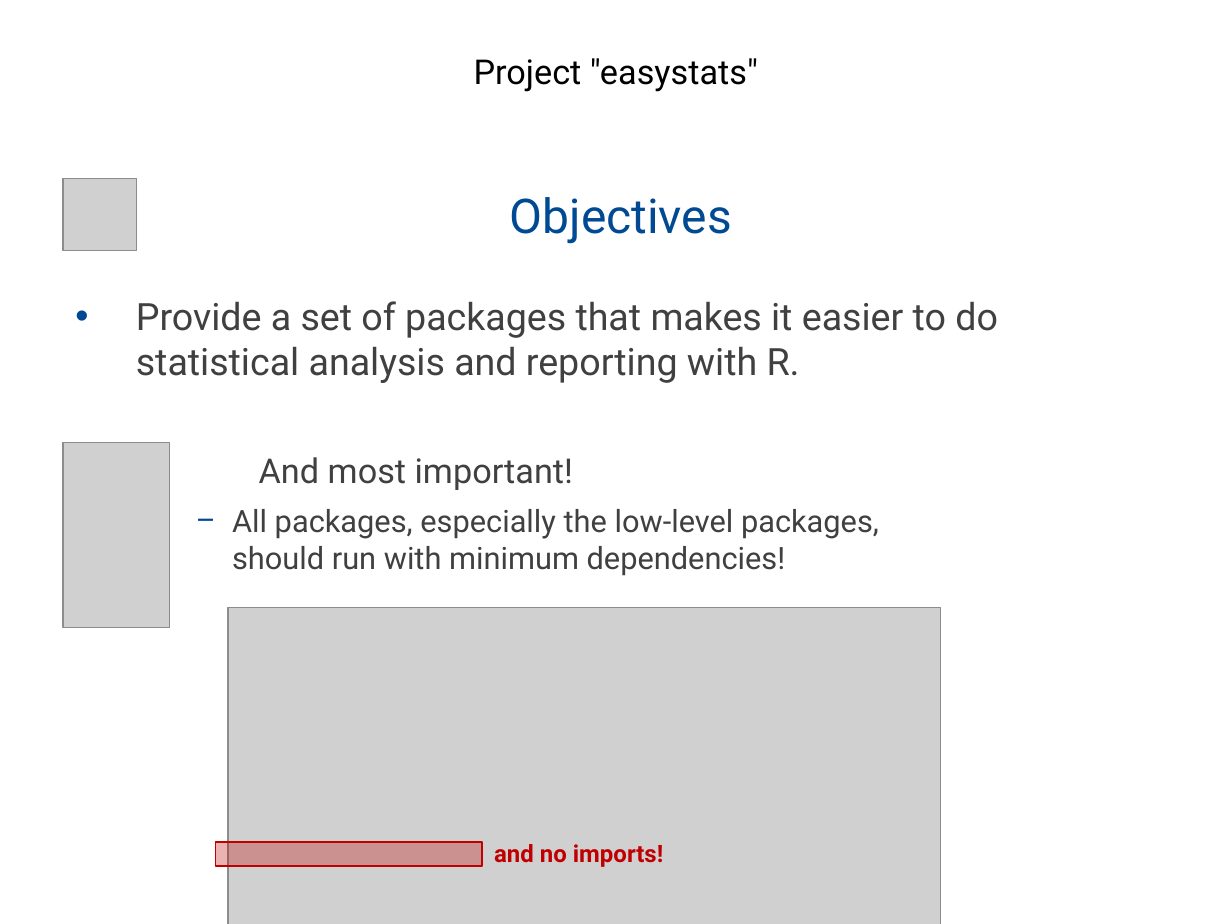
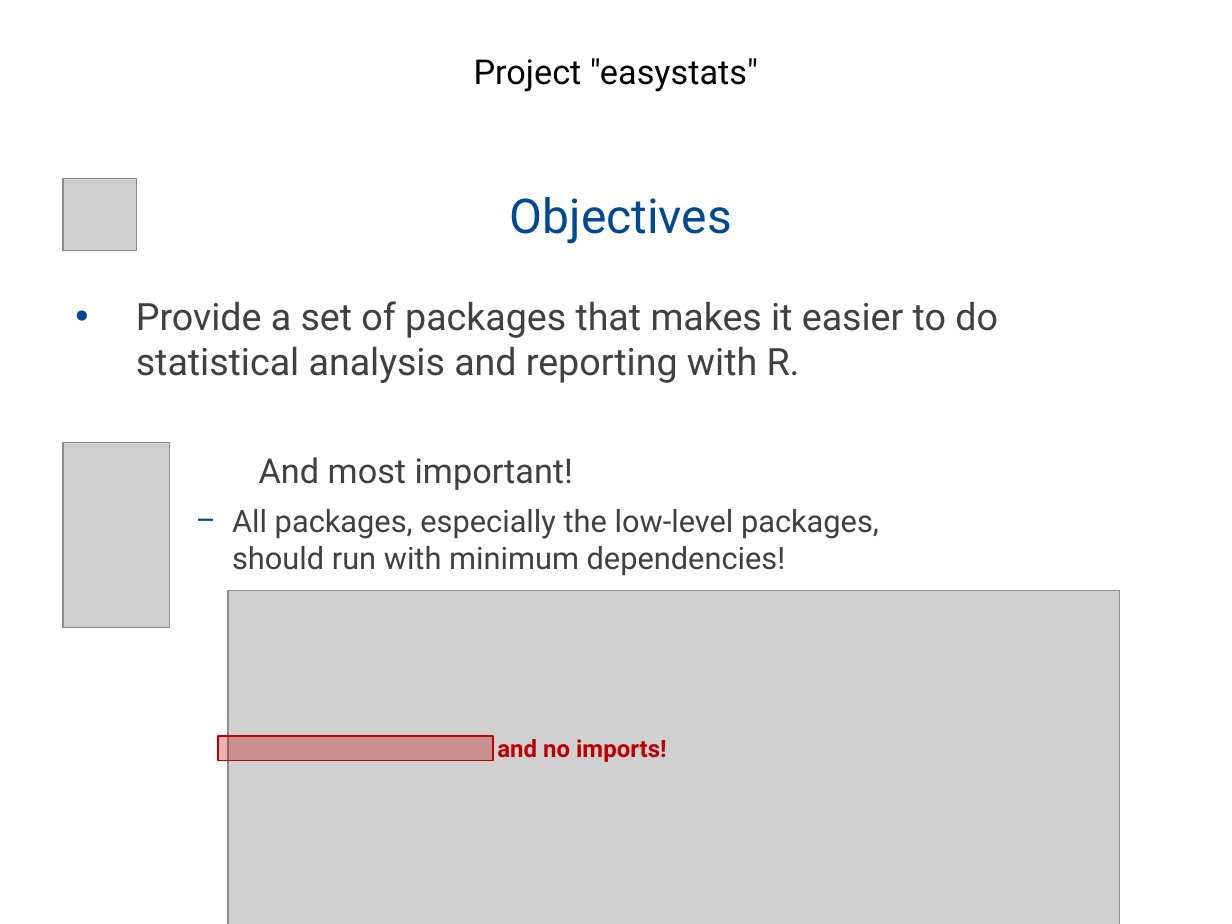
Before and after one commit to easystats/easystats, a slide deck: slide 8 of presentations/2019-02_Hamburg_RUG/1902 Hamburg RUG easystats.pptx. Drawn at 1232x924 pixels with LibreOffice and Linux fonts; fonts in the diff are those of the drawing; grey boxes stand for pictures; background and template pictures are left out. Boxes give left, top, right and bottom in pixels: in the first picture for what was removed or moved away, otherwise in the second. Text is boxed around its words. In the diff, an @@ line names an element or a change of style, - is before the commit and + after.

```diff
--- a/presentations/2019-02_Hamburg_RUG/1902 Hamburg RUG easystats.pptx
+++ b/presentations/2019-02_Hamburg_RUG/1902 Hamburg RUG easystats.pptx
@@ picture: place and size @@
-picture at <box>228,607,941,924</box>
+picture at <box>228,590,1120,924</box>
@@ rectangle: place and size @@
-rectangle at <box>216,841,483,866</box>
+rectangle at <box>218,736,493,760</box>
@@ text "and no imports!": place and size @@
-text "and no imports!" at <box>494,844,663,867</box>
+text "and no imports!" at <box>497,739,666,762</box>
```
Also in this commit, not shown: 2 other slides changed, 1 other file.
